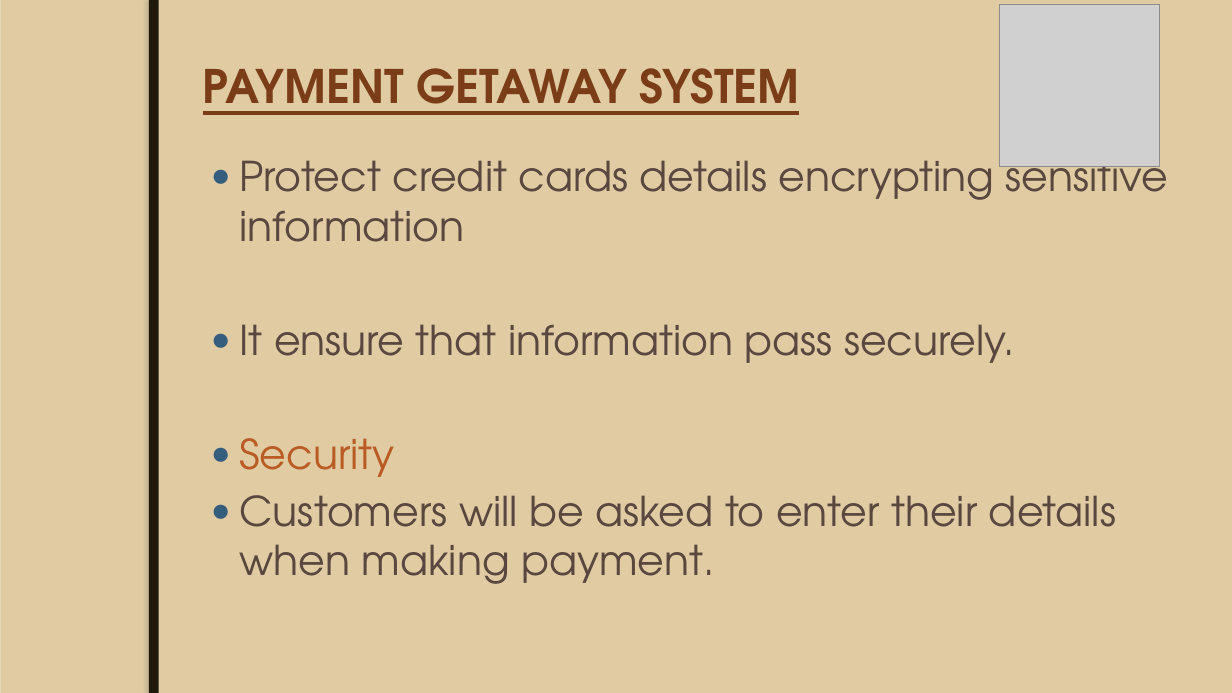
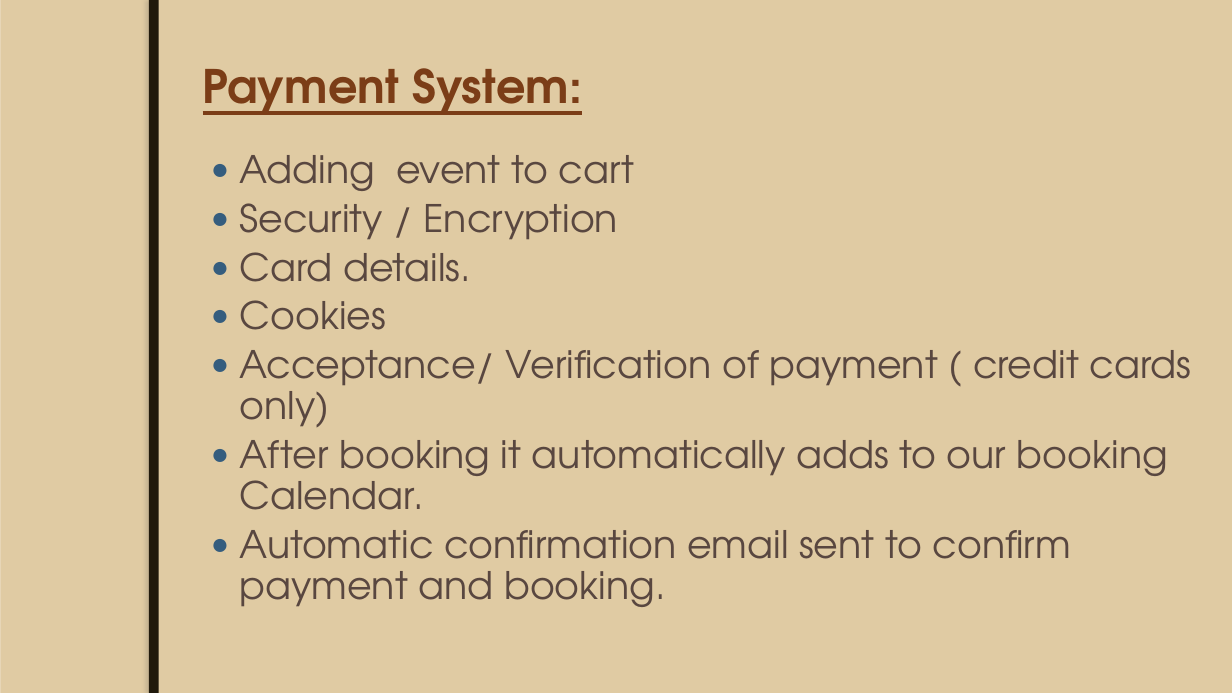
Before and after one commit to JoeyTatu/GoldenYears, a slide deck: slide 7 of Week 8 - Presentation slides/Mid-Term Project.pptx (slide 6 before the commit). Drawn at 1232x693 pixels with LibreOffice and Linux fonts; fonts in the diff are those of the drawing; grey boxes stand for pictures; background and template pictures are left out. Boxes give left, top, right and bottom in pixels: in the first picture for what was removed or moved away, otherwise in the second. Text is boxed around its words. In the diff, an @@ line names an element or a change of style, - is before the commit and + after.

```diff
--- a/Week 8 - Presentation slides/Mid-Term Project.pptx
+++ b/Week 8 - Presentation slides/Mid-Term Project.pptx
@@ picture removed at (x1=1000, y1=5, x2=1160, y2=166) @@
@@ title at (x1=203, y1=68, x2=582, y2=115): text changed @@
-PAYMENT GETAWAY SYSTEM
+Payment System:
@@ text at (x1=239, y1=155, x2=1192, y2=607): text changed; size 32 to 29.6 pt @@
-● Protect credit cards details encrypting sensitive information
-● It ensure that information pass securely.
-● Security
-● Customers will be asked to enter their details when making payment.
+● Adding event to cart
+● Security / Encryption
+● Card details.
+● Cookies
+● Acceptance/ Verification of payment ( credit cards only)
+● After booking it automatically adds to our booking Calendar.
+● Automatic confirmation email sent to confirm payment and booking.
```
Also in this commit, not shown: 3 other slides changed, 2 slides added, 2 slides removed.
